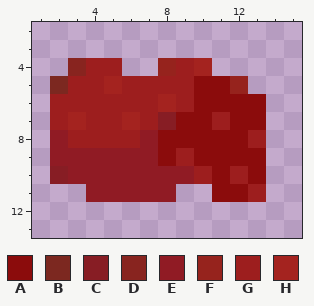
Edited in one commit: pixel-art sprite (games/plachemy/assets/lava.png). The picture above was drawn from the file before the commit.
The file is 16x16 pixels. Colours within 5 levels of each other are drawn and written as one. Shown: x 1..15, y 2..13.
Palette (. is transparent): A #8b0c0c  B #7c2820  C #871d24  D #88241f  E #901b24  F #96231d  G #9d1e1e  H #a4231f
After the commit:
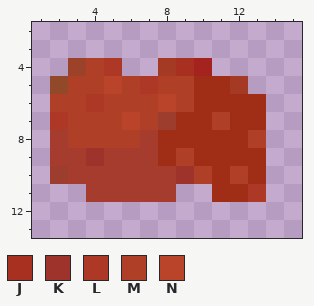
Colours new in this view: J #a83021  K #9e332b  L #ad3826  M #b03f28  N #b94429
Edits made:
{"colour":"A","old":"#8b0c0c","new":"#a02d16"}
{"colour":"B","old":"#7c2820","new":"#91492a"}
{"colour":"C","old":"#871d24","new":"#9c3d2e"}
{"colour":"D","old":"#88241f","new":"#9b4228"}
{"colour":"E","old":"#901b24","new":"#a53c2e"}
{"colour":"F","old":"#96231d","new":"#a53a24"}
{"y":4,"x":4,"old":"GG","new":"ML"}
{"y":4,"x":9,"old":"G","new":"J"}
{"y":5,"x":3,"old":"GGHGGGG","new":"MMNMLMM"}
{"y":6,"x":2,"old":"GGGGGGHG","new":"MMLMMMNM"}
{"y":7,"x":2,"old":"GHGGHG","new":"LMMMNM"}
{"y":7,"x":11,"old":"G","new":"M"}
{"y":8,"x":3,"old":"GGGG","new":"MMMM"}
{"y":8,"x":13,"old":"G","new":"M"}
{"y":9,"x":4,"old":"E","new":"K"}
{"y":9,"x":9,"old":"G","new":"M"}
{"y":10,"x":9,"old":"EG","new":"KM"}
{"y":10,"x":12,"old":"G","new":"M"}
{"y":11,"x":13,"old":"G","new":"L"}
